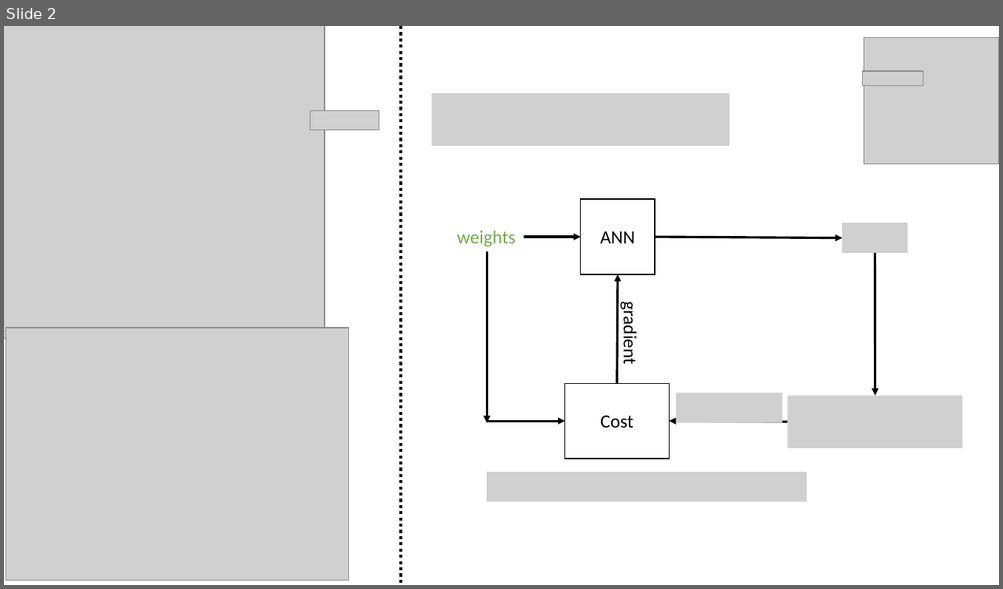
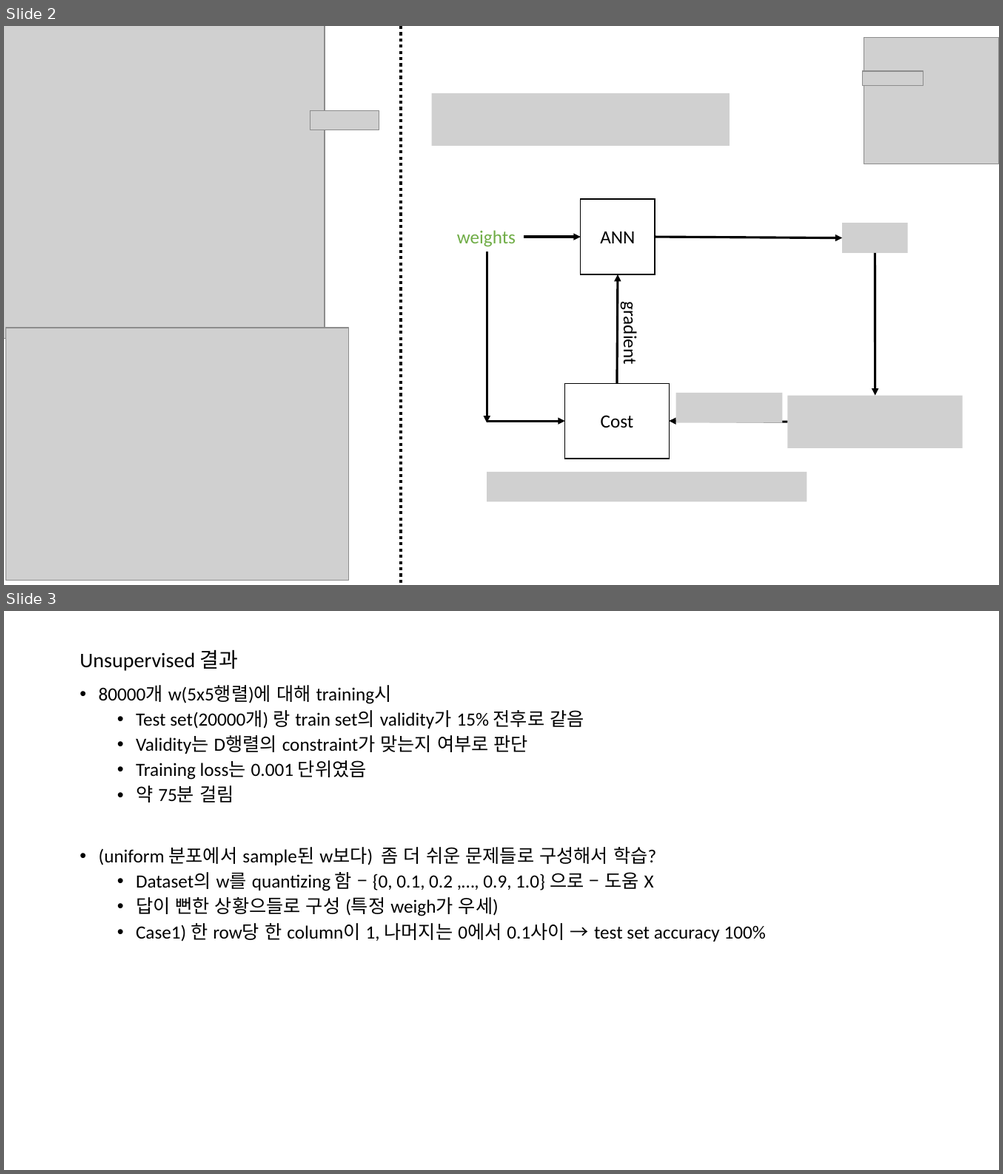
Before and after one commit to ihatesummer/bipartite_maxsum, a slide deck: memo.pptx. Shown one above the other, each under a label of ours: slide 2 before the commit, slides 2 and 3 after it. The pictures are 1003x589 and 1003x1174 pixels, drawn with LibreOffice and Linux fonts; fonts in the diff are those of the drawing; grey boxes stand for pictures. Boxes give left, top, right and bottom in pixels: in the first picture for what was removed or moved away, otherwise in the second. Text is boxed around its words. In the diff, an @@ line names an element or a change of style, - is before the commit and + after.

```diff
--- a/memo.pptx
+++ b/memo.pptx
@@ slide 3 added at [4, 611, 999, 1170], background #FFFFFF @@
@@ title added at [79, 649, 239, 671], 20 pt, text #000000 @@
+Unsupervised 결과
@@ text added at [99, 685, 765, 942], 18 pt, text #000000 @@
+• 80000개 w(5x5행렬)에 대해 training시
+  • Test set(20000개) 랑 train set의 validity가 15% 전후로 같음
+  • Validity는 D행렬의 constraint가 맞는지 여부로 판단
+  • Training loss는 0.001 단위였음
+  • 약 75분 걸림
+• (uniform 분포에서 sample된 w보다) 좀 더 쉬운 문제들로 구성해서 학습?
+  • Dataset의 w를 quantizing 함 – {0, 0.1, 0.2 ,…, 0.9, 1.0} 으로 – 도움 X
+  • 답이 뻔한 상황으들로 구성 (특정 weigh가 우세)
+  • Case1) 한 row당 한 column이 1, 나머지는 0에서 0.1사이 → test set accuracy 100%
```
Also in this commit, not shown: 13 other files.
